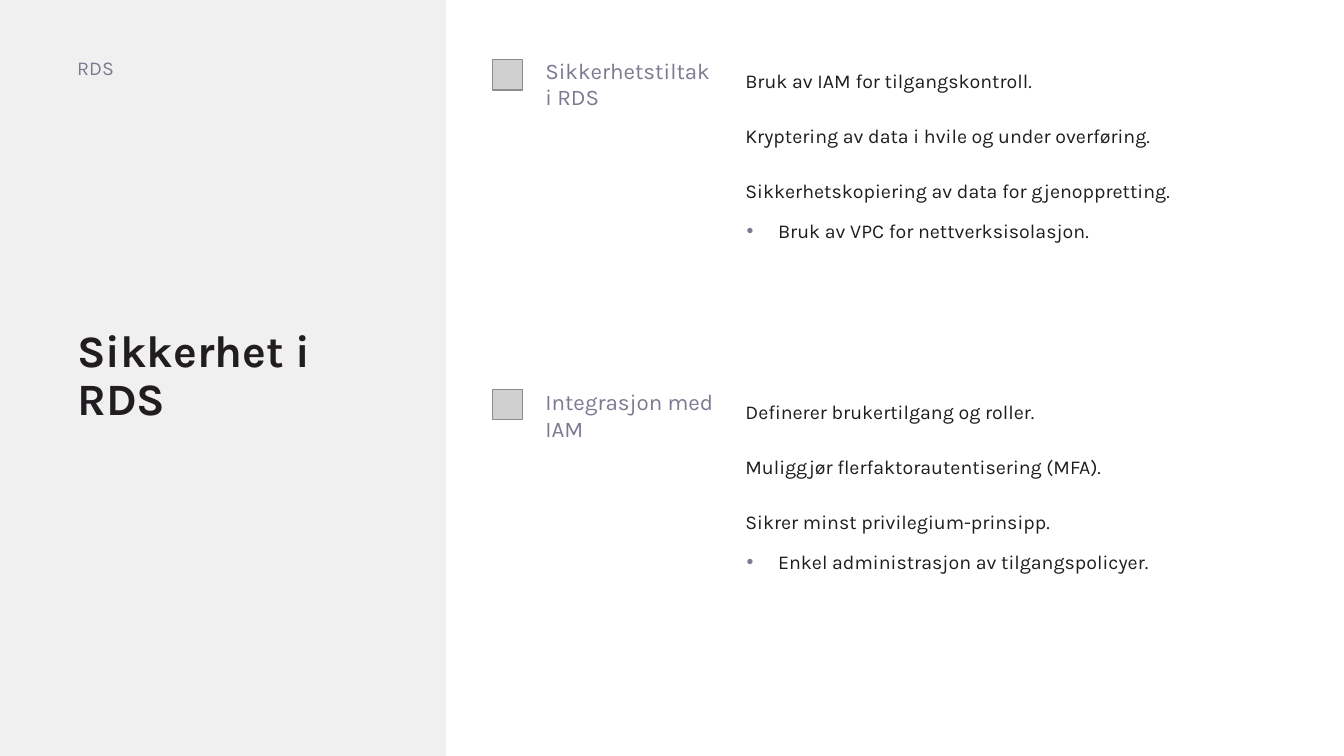
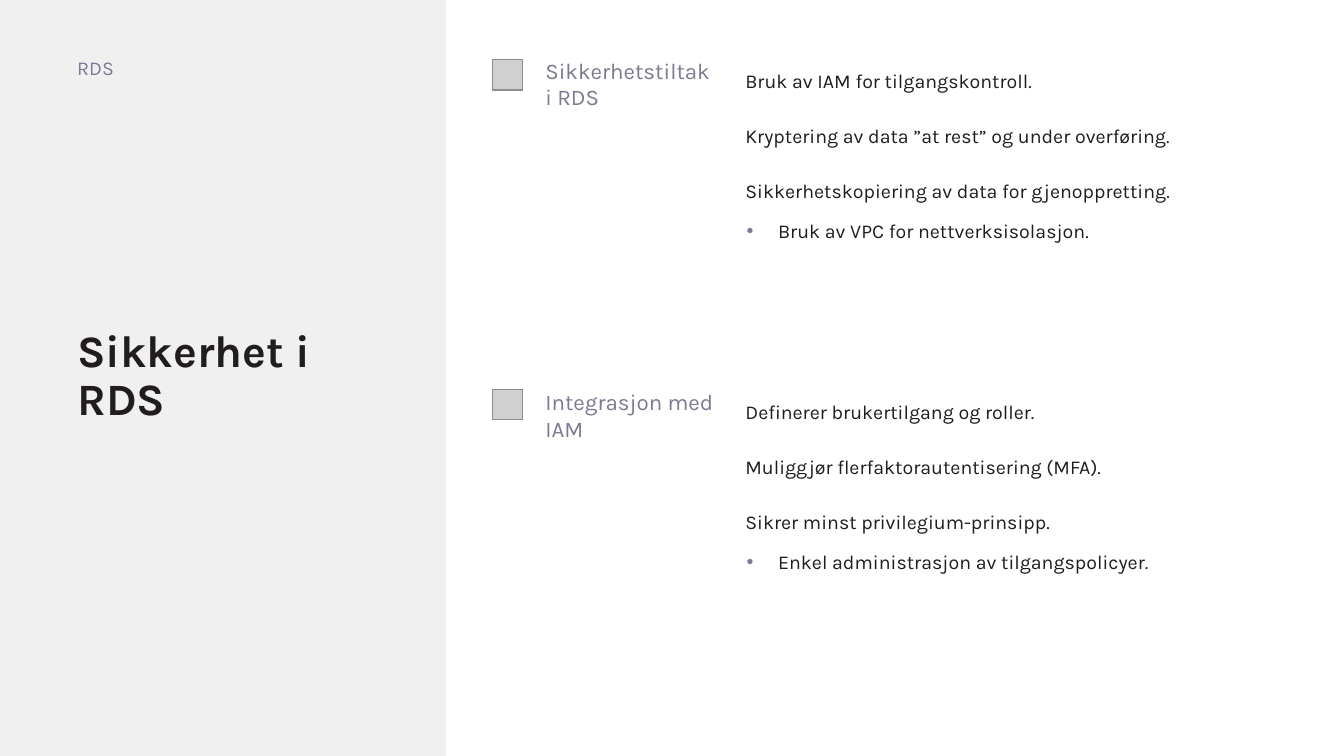
Before and after one commit to gokstadakademiet/cloud-2025, a slide deck: slide 8 of uke_3/slides/aws-storage.pptx. Drawn at 1344x756 pixels with LibreOffice and Linux fonts; fonts in the diff are those of the drawing; grey boxes stand for pictures. Boxes give left, top, right and bottom in pixels: in the first picture for what was removed or moved away, otherwise in the second. Text is boxed around its words. In the diff, an @@ line names an element or a change of style, - is before the commit and + after.

```diff
--- a/uke_3/slides/aws-storage.pptx
+++ b/uke_3/slides/aws-storage.pptx
@@ text at (x1=745, y1=74, x2=1170, y2=243): text changed @@
-• Bruk av IAM for tilgangskontroll.
-  Kryptering av data i hvile og under overføring.
-  Sikkerhetskopiering av data for gjenoppretting.
-  Bruk av VPC for nettverksisolasjon.
+• Bruk av IAM for tilgangskontroll.
+  Kryptering av data ”at rest” og under overføring.
+  Sikkerhetskopiering av data for gjenoppretting.
+  Bruk av VPC for nettverksisolasjon.
```
Also in this commit, not shown: 1 other slide changed, 1 slide removed, 11 other files.
